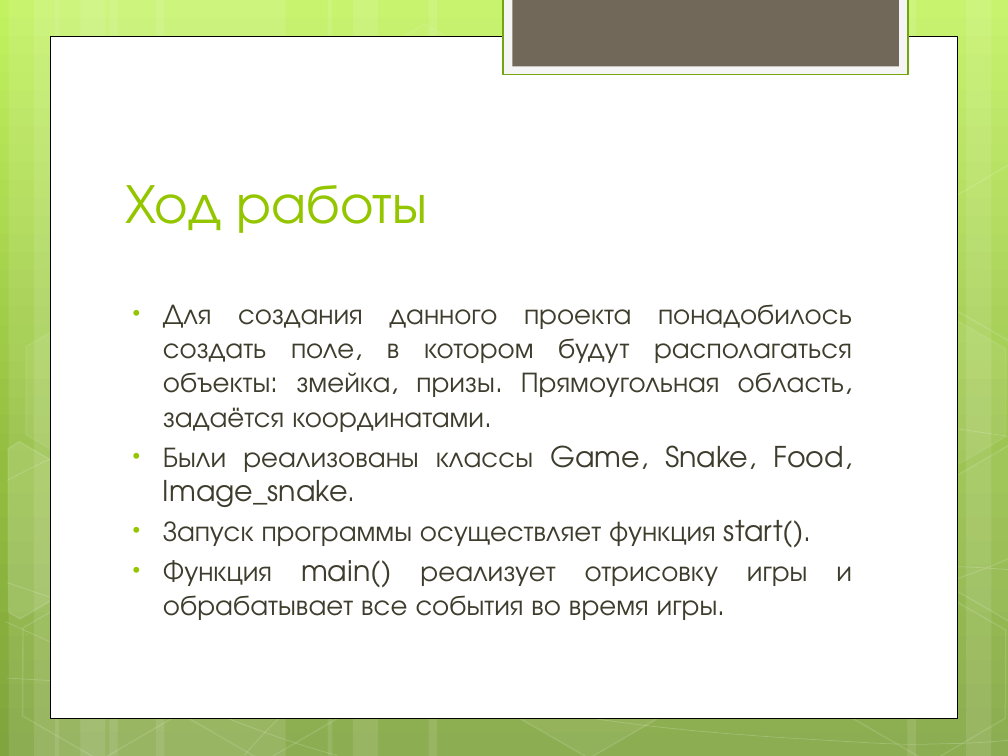
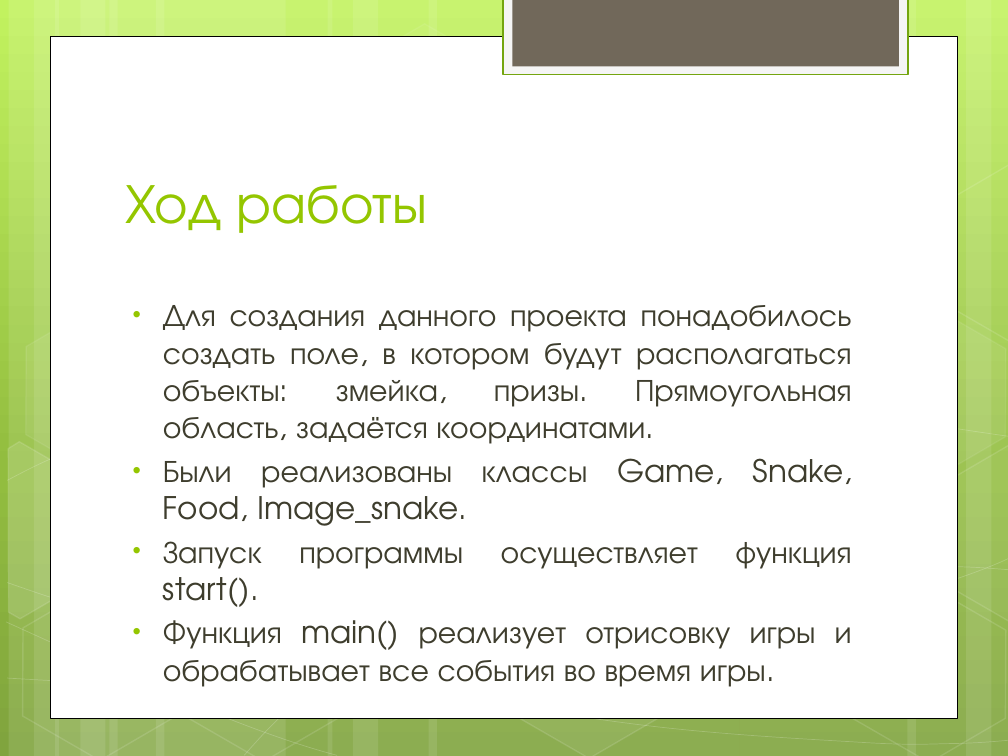
Before and after one commit to VeraSitkina/PyGame.project, a slide deck: slide 4 of Snake game.pptx. Drawn at 1008x756 pixels with LibreOffice and Linux fonts; fonts in the diff are those of the drawing. Boxes give left, top, right and bottom in pixels: in the first picture for what was removed or moved away, otherwise in the second. Text is boxed around its words. In the diff, an @@ line names an element or a change of style, - is before the commit and + after.

```diff
--- a/Snake game.pptx
+++ b/Snake game.pptx
@@ text "Для создания данного проекта понадобилось ..." at (x1=163, y1=305, x2=852, y2=687): size 20.4 to 22.2 pt @@
```
Also in this commit, not shown: 2 other slides changed.
